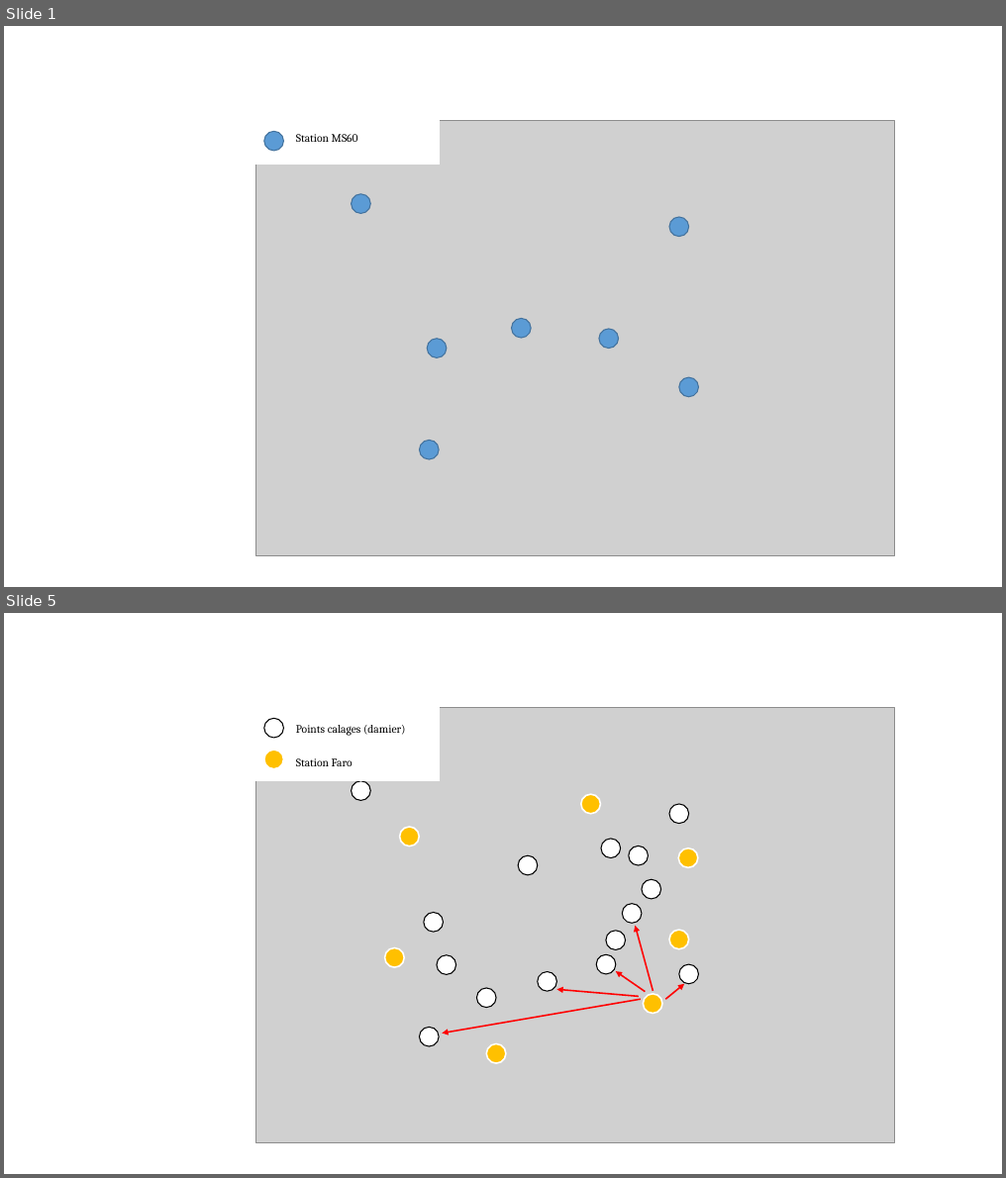
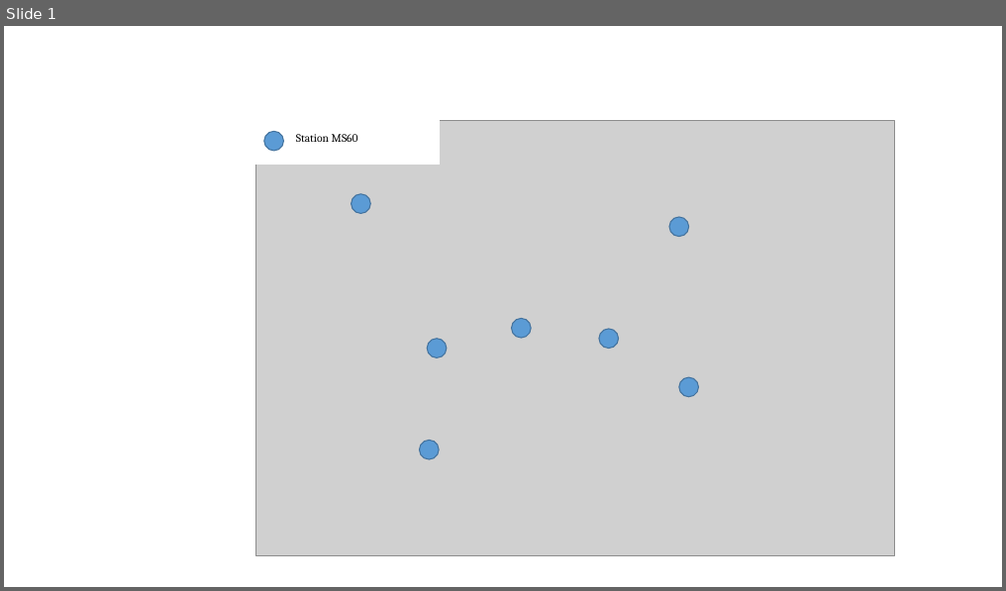
Before and after one commit to Brounst176/Bruno-TB, a slide deck: 1_plan_de_travail/figure.pptx. Shown one above the other, each under a label of ours: slides 1 and 5 before the commit, slide 1 after it; the slides between them are not shown. The pictures are 1006x1178 and 1006x591 pixels, drawn with LibreOffice and Linux fonts; fonts in the diff are those of the drawing; grey boxes stand for pictures. Boxes give left, top, right and bottom in pixels: in the first picture for what was removed or moved away, otherwise in the second. Text is boxed around its words. In the diff, an @@ line names an element or a change of style, - is before the commit and + after.

```diff
--- a/1_plan_de_travail/figure.pptx
+++ b/1_plan_de_travail/figure.pptx
@@ slide 5 removed at (4,613,1002,1174), background #FFFFFF @@
@@ ellipse removed at (264,750,284,769) @@
@@ rectangle removed at (288,751,434,775) @@
-Station Faro
@@ ellipse removed at (581,794,601,814) @@
@@ ellipse removed at (400,827,420,847) @@
@@ ellipse removed at (601,839,621,859) @@
@@ ellipse removed at (629,846,648,865) @@
@@ ellipse removed at (678,848,698,867) @@
@@ ellipse removed at (519,856,538,875) @@
@@ ellipse removed at (642,879,661,899) @@
@@ ellipse removed at (623,903,642,923) @@
@@ ellipse removed at (424,912,444,932) @@
@@ ellipse removed at (606,931,626,950) @@
@@ arrow removed from (653, 991) to (635, 926) @@
@@ ellipse removed at (669,930,689,950) @@
@@ ellipse removed at (385,949,405,967) @@
@@ ellipse removed at (437,956,456,974) @@
@@ ellipse removed at (596,956,616,974) @@
@@ ellipse removed at (477,988,497,1008) @@
@@ ellipse removed at (538,972,557,992) @@
@@ arrow removed from (639, 996) to (557, 989) @@
@@ arrow removed from (645, 992) to (616, 971) @@
@@ ellipse removed at (644,994,662,1014) @@
@@ arrow removed from (665, 999) to (684, 984) @@
@@ group removed at (256,708,895,1144): 5 ellipses, 2 rectangles, 1 picture @@
-Points calages (damier)
@@ arrow removed from (641, 999) to (442, 1034) @@
@@ ellipse removed at (487,1045,506,1063) @@
```
Also in this commit, not shown: 1 slide changed, 6 other slides removed, 5 other files.
